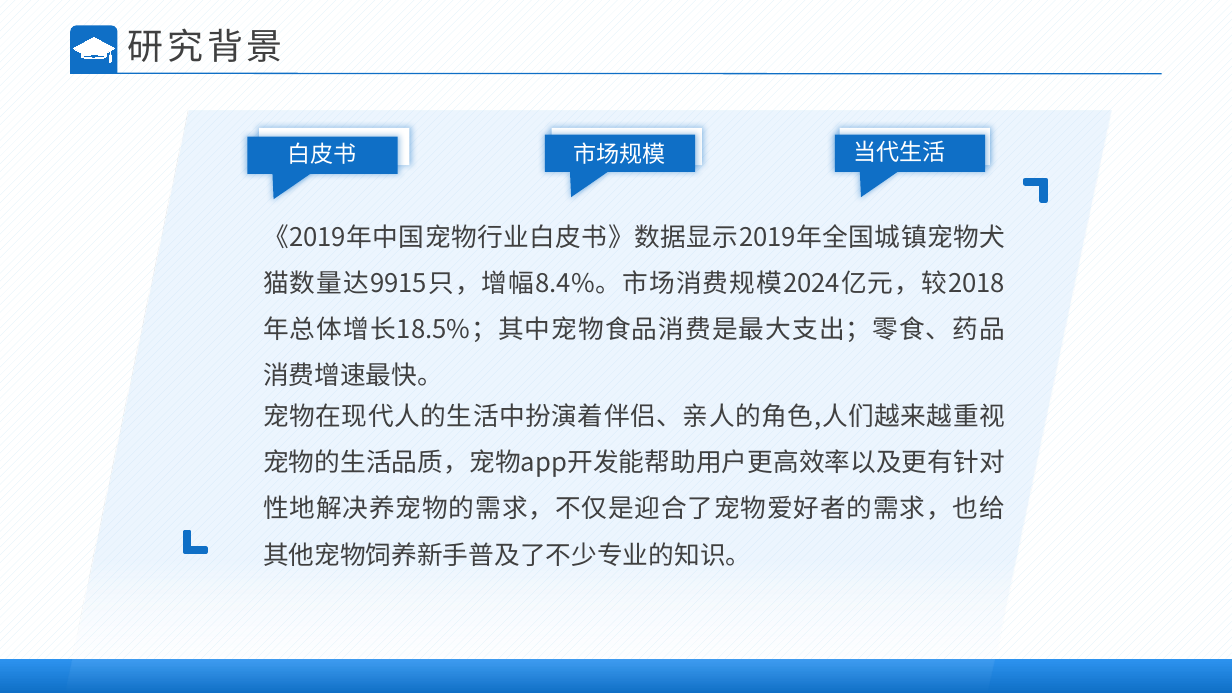
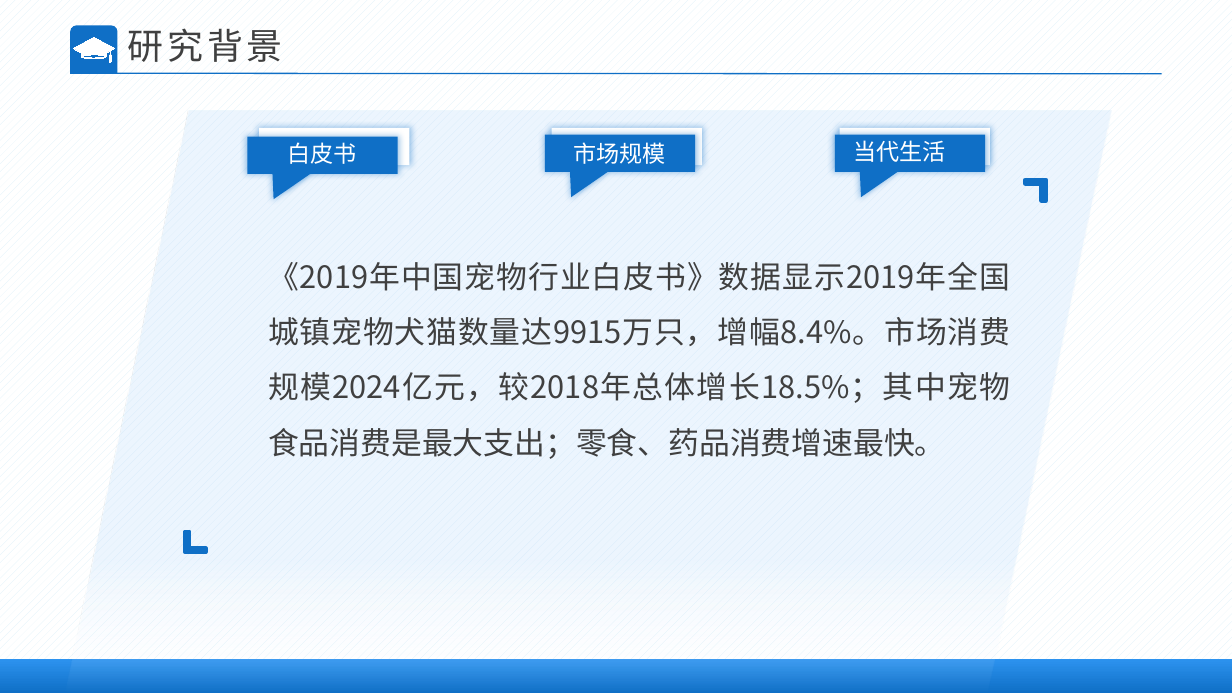
Before and after one commit to wenwudeng/MyDocument, a slide deck: slide 5 of 开题报告/宠物生活开题报告_邓文武_v1.0.pptx. Drawn at 1232x693 pixels with LibreOffice and Linux fonts; fonts in the diff are those of the drawing. Boxes give left, top, right and bottom in pixels: in the first picture for what was removed or moved away, otherwise in the second. Text is boxed around its words. In the diff, an @@ line names an element or a change of style, - is before the commit and + after.

```diff
--- a/开题报告/宠物生活开题报告_邓文武_v1.0.pptx
+++ b/开题报告/宠物生活开题报告_邓文武_v1.0.pptx
@@ text at [268,262,1010,459]: text changed; size 20 to 24 pt @@
-《2019年中国宠物行业白皮书》数据显示2019年全国城镇宠物犬猫数量达9915只，增幅8.4%。市场消费规模2024亿元，较2018年总体增长18.5%；其中宠物食品消费是最大支出；零食、药品消费增速最快。
+《2019年中国宠物行业白皮书》数据显示2019年全国城镇宠物犬猫数量达9915万只，增幅8.4%。市场消费规模2024亿元，较2018年总体增长18.5%；其中宠物食品消费是最大支出；零食、药品消费增速最快。
@@ text removed at [263,403,1005,566] @@
-宠物在现代人的生活中扮演着伴侣、亲人的角色,人们越来越重视宠物的生活品质，宠物app开发能帮助用户更高效率以及更有针对性地解决养宠物的需求，不仅是迎合了宠物爱好者的需求，也给其他宠物饲养新手普及了不少专业的知识。
```
Also in this commit, not shown: 4 other slides changed, 6 other files.
